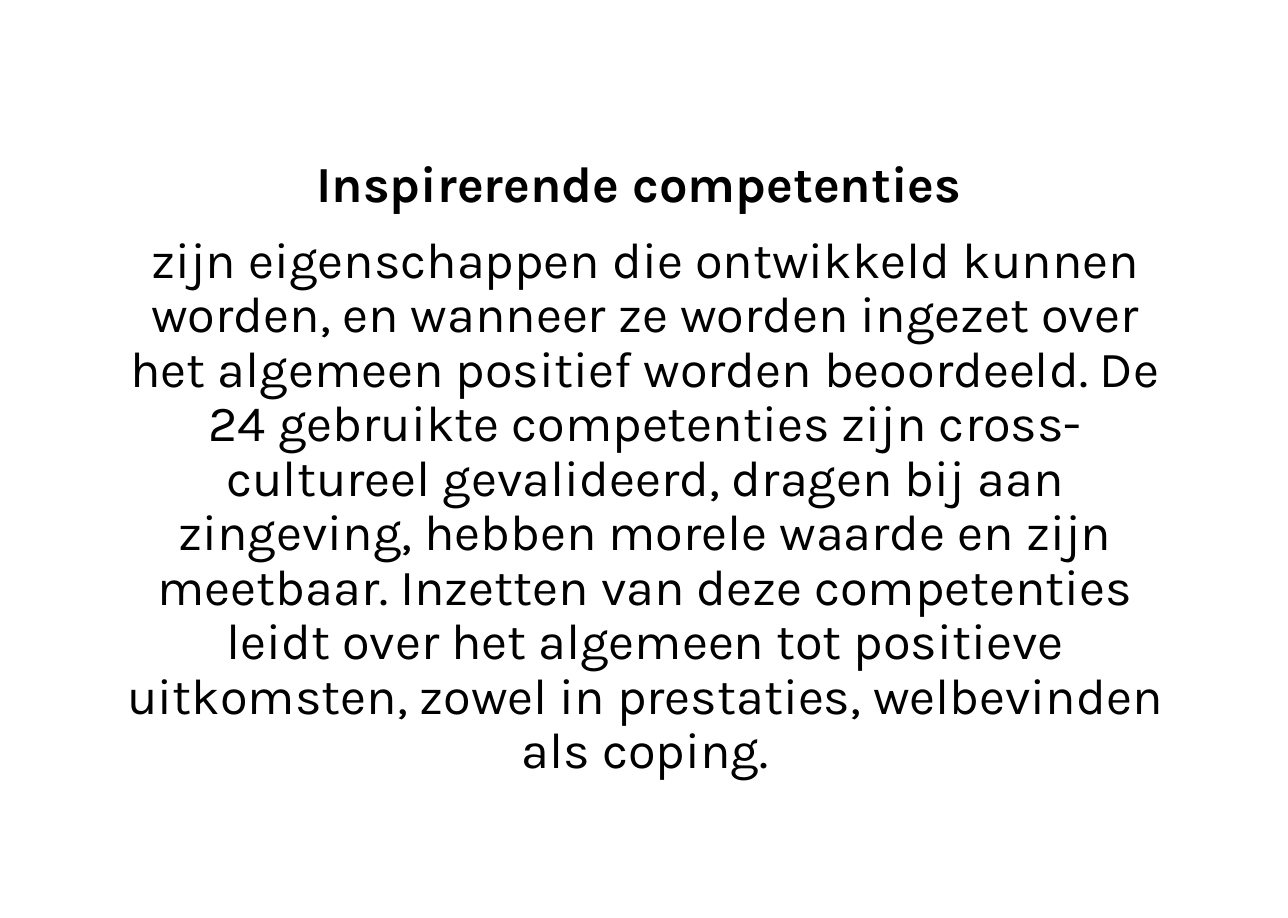
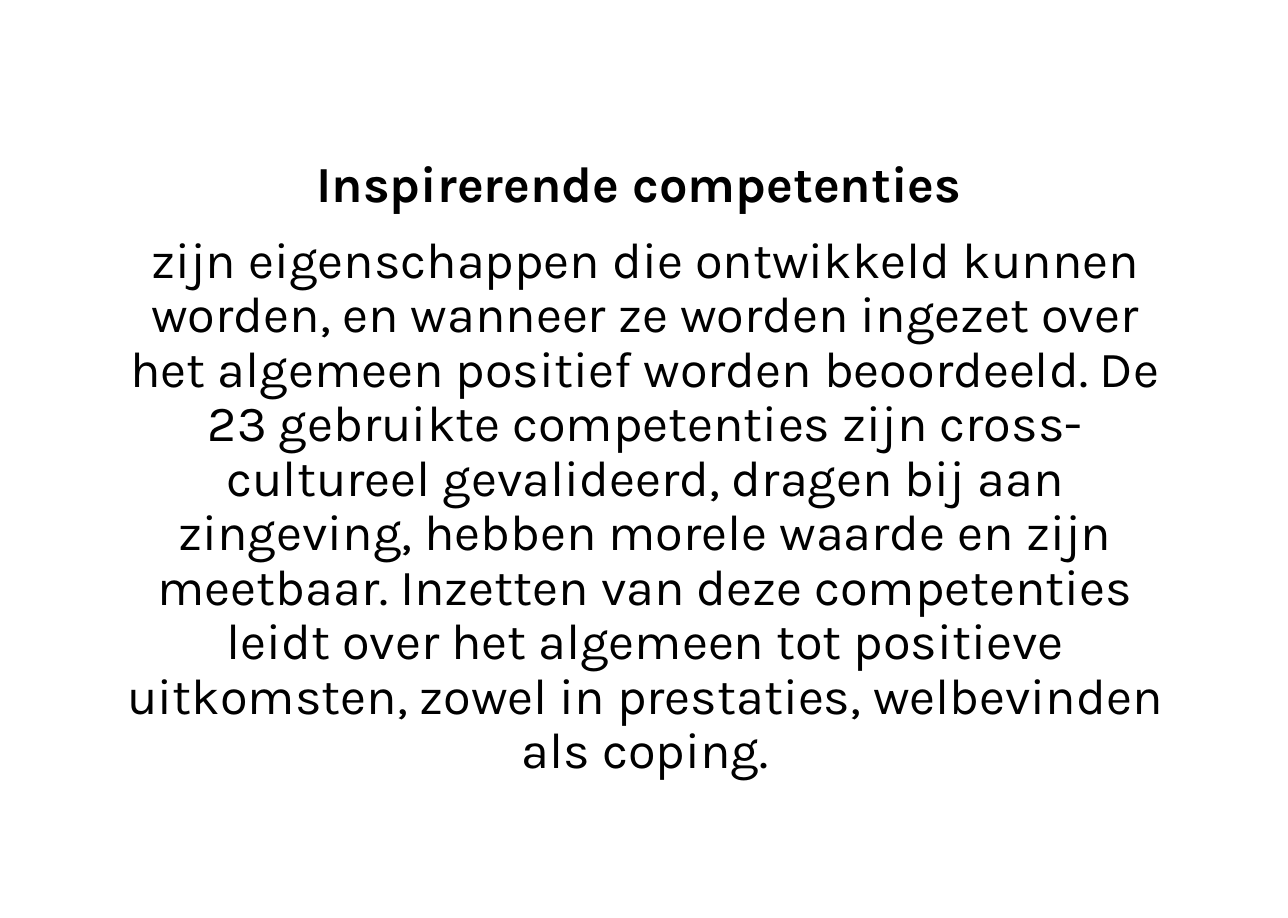
Before and after one commit to ScrumFacilitators/Schwartz-Universal-Values, a slide deck: slide 44 of Schwartz Basis Menselijke Waarden.pptx. Drawn at 1288x918 pixels with LibreOffice and Linux fonts; fonts in the diff are those of the drawing; background and template pictures are left out. Boxes give left, top, right and bottom in pixels: in the first picture for what was removed or moved away, otherwise in the second. Text is boxed around its words. In the diff, an @@ line names an element or a change of style, - is before the commit and + after.

Commit message:
rest van de competenties er bij

```diff
--- a/Schwartz Basis Menselijke Waarden.pptx
+++ b/Schwartz Basis Menselijke Waarden.pptx
@@ text at (x1=127, y1=243, x2=1163, y2=781): text changed @@
-zijn eigenschappen die ontwikkeld kunnen worden, en wanneer ze worden ingezet over het algemeen positief worden beoordeeld. De 24 gebruikte competenties zijn cross-cultureel gevalideerd, dragen bij aan zingeving, hebben morele waarde en zijn meetbaar. Inzetten van deze competenties leidt over het algemeen tot positieve uitkomsten, zowel in prestaties, welbevinden als coping.
+zijn eigenschappen die ontwikkeld kunnen worden, en wanneer ze worden ingezet over het algemeen positief worden beoordeeld. De 23 gebruikte competenties zijn cross-cultureel gevalideerd, dragen bij aan zingeving, hebben morele waarde en zijn meetbaar. Inzetten van deze competenties leidt over het algemeen tot positieve uitkomsten, zowel in prestaties, welbevinden als coping.
```
